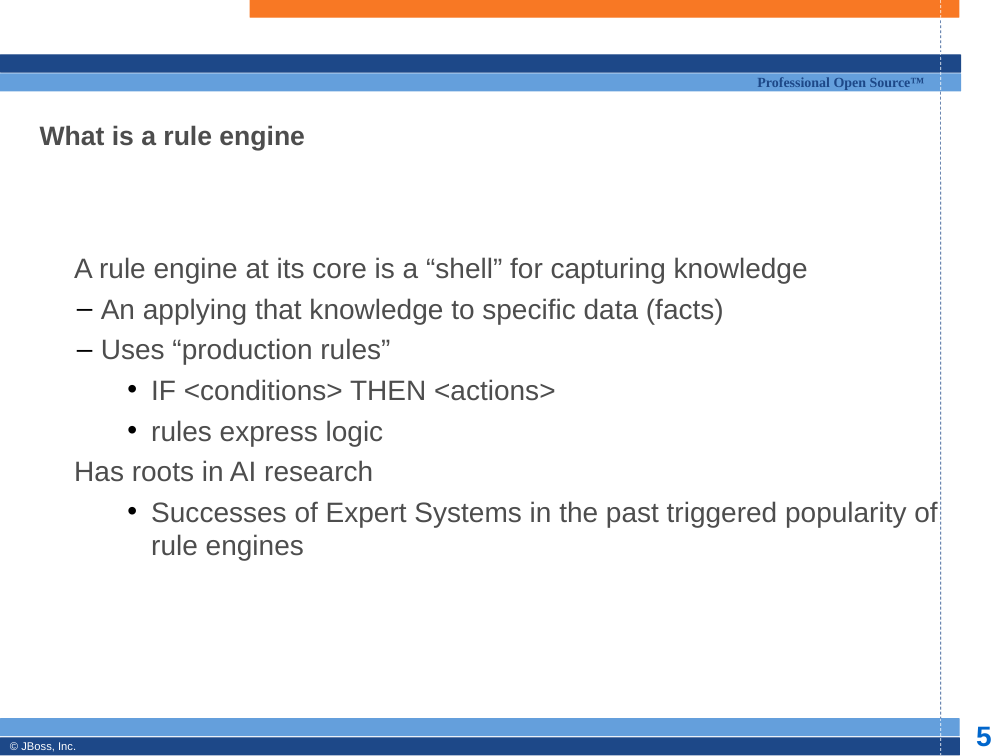
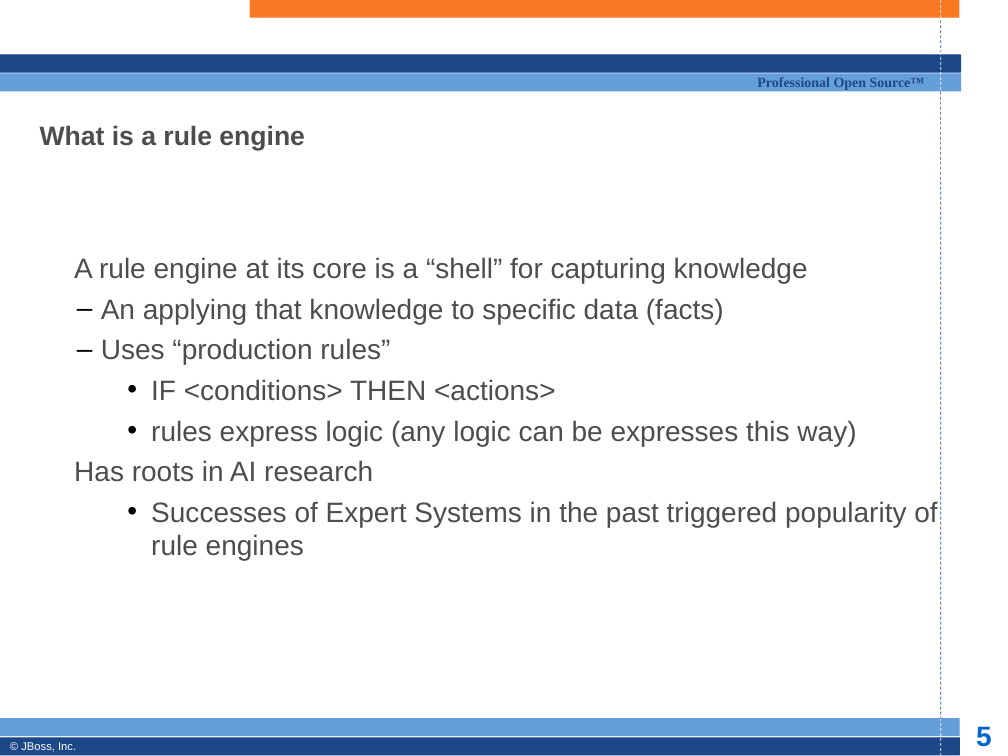
Before and after one commit to bobmcwhirter/drools, a slide deck: slide 5 of documentation/training/developers-course/Module 1 - Introduction.odp. Drawn at 1008x756 pixels with LibreOffice and Linux fonts; fonts in the diff are those of the drawing; background and template pictures are left out. Boxes give left, top, right and bottom in pixels: in the first picture for what was removed or moved away, otherwise in the second. Text is boxed around its words. In the diff, an @@ line names an element or a change of style, - is before the commit and + after.

```diff
--- a/documentation/training/developers-course/Module 1 - Introduction.odp
+++ b/documentation/training/developers-course/Module 1 - Introduction.odp
@@ subtitle at <box>151,420,856,446</box>: text changed @@
-    • rules express logic
+    • rules express logic (any logic can be expresses this way)
```
Also in this commit, not shown: 2 other slides changed, 2 slides added, 1 slide removed.
